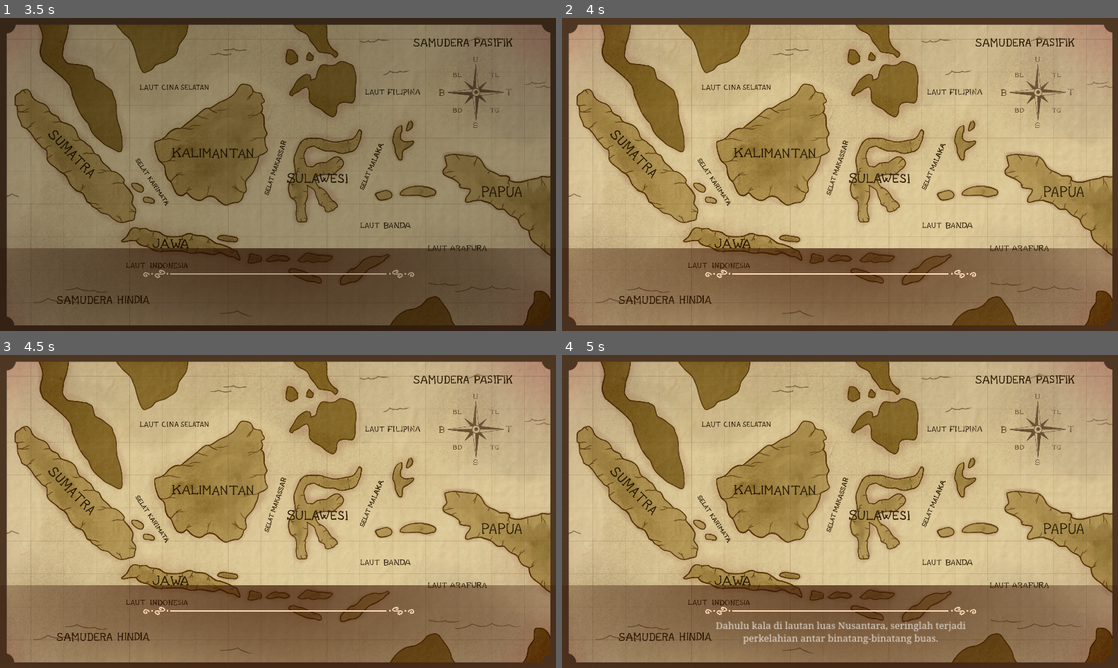
Above: before the commit, frames 1-4 (two rows, left to right).
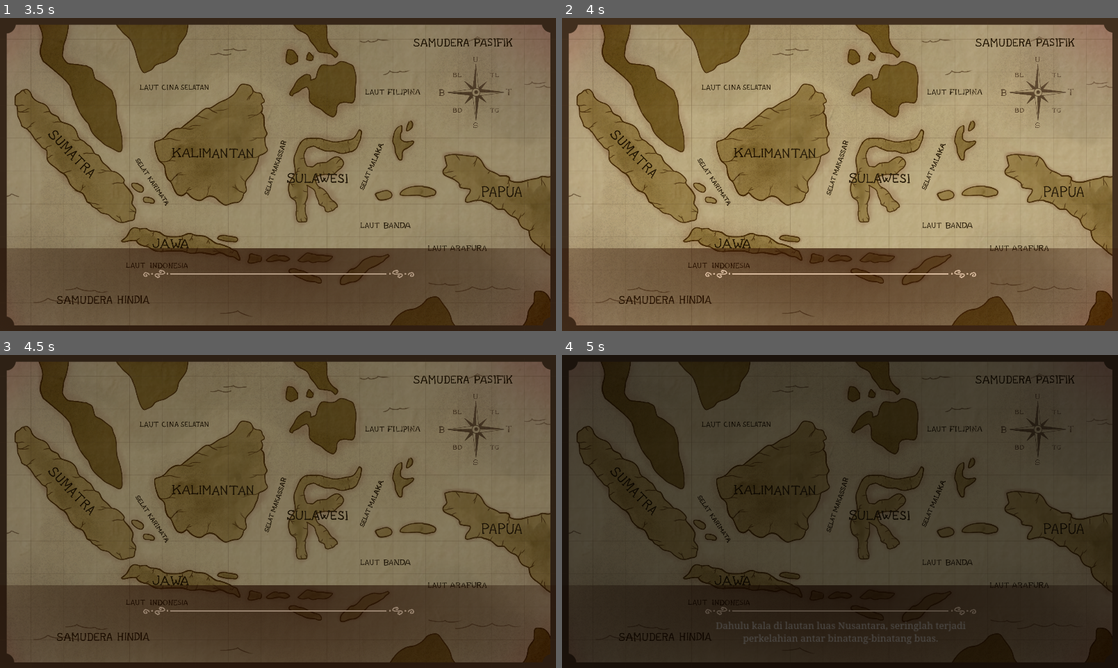
Above: after the commit, the same moments.

Repository: istamarahsan/youma-gemastik-2023
Game: Godot game, scene res://main.tscn
Same seed, same stepped clock (60 frames per second), same inputs: the game is played once before the commit and once after it.
Inputs (mouse positions are in pixels of both pictures, inside the frame that each line leads up to):
- Up to frame 1 (3.5 s): tap Enter at 0.5 s; move the mouse to (400, 158) at 0.52 s; click (400, 158) at 0.67 s; click (105, 133) at 1.25 s; click (105, 215) at 2 s; click (172, 174) at 2.75 s
- Up to frame 2 (4 s): move the mouse to (728, 190) at 3.52 s; click (728, 190) at 3.67 s
- Up to frame 3 (4.5 s): move the mouse to (333, 442) at 4.27 s; click (333, 442) at 4.42 s
- Up to frame 4 (5 s): no input

Frame 1 is identical in both runs. In frame 2, 56% of the frame differs, in the area x 1-99%, y 2-98%; in frame 3, 99%; in frame 4, 100%, in the area x 0-100%, y 0-100%.

Commit message:
level 3/4 completion

Diff:
--- a/cutscene/cutscene_presenter.gd
+++ b/cutscene/cutscene_presenter.gd
@@ -1,5 +1,12 @@
 extends Stage
 class_name CutscenePresenter
 
+var _flag: bool = false
+
 func load_cutscene(data: Cutscene):
 	pass
+
+func _input(event):
+	if not _flag and InputExtensions.input_is_left_click_or_touch(event):
+		_flag = true
+		completed.emit()
--- a/game.tscn
+++ b/game.tscn
@@ -1,53 +1,30 @@
-[gd_scene load_steps=15 format=3 uid="uid://d00nirxfwmfs0"]
+[gd_scene load_steps=7 format=3 uid="uid://d00nirxfwmfs0"]
 
 [ext_resource type="Script" path="res://game.gd" id="1_yodcq"]
-[ext_resource type="Script" path="res://game_stage_set.gd" id="2_40aht"]
-[ext_resource type="Resource" uid="uid://bmgj7to4vowp0" path="res://cutscene/data/1cutscene-1.tres" id="3_vdlnj"]
-[ext_resource type="Script" path="res://stage-loader/cutscene_stage_loader.gd" id="4_uv5xy"]
+[ext_resource type="Resource" uid="uid://b40mguy7ahpdq" path="res://stage_set_main.tres" id="2_gnvhb"]
 [ext_resource type="PackedScene" uid="uid://dgtwkefcxn0qs" path="res://transition_cover.tscn" id="5_n1f1a"]
-[ext_resource type="Resource" uid="uid://fwy32gw8kyhc" path="res://cutscene/data/2cutscene-2.tres" id="5_rlssd"]
-[ext_resource type="Resource" uid="uid://eavdteot3fjs" path="res://cutscene/data/3blank-1.tres" id="6_oo30y"]
 [ext_resource type="Shader" path="res://shaders/transition_cover.gdshader" id="6_ykqvb"]
 
-[sub_resource type="Resource" id="Resource_pg5ot"]
-script = ExtResource("4_uv5xy")
-cutscene = ExtResource("3_vdlnj")
-type = 1
-
-[sub_resource type="Resource" id="Resource_50afm"]
-script = ExtResource("4_uv5xy")
-cutscene = ExtResource("5_rlssd")
-type = 1
-
-[sub_resource type="Resource" id="Resource_bmtkd"]
-script = ExtResource("4_uv5xy")
-cutscene = ExtResource("6_oo30y")
-type = 0
-
-[sub_resource type="Resource" id="Resource_g7aqp"]
-script = ExtResource("2_40aht")
-stages = Array[Resource("res://stage-loader/stage_loader.gd")]([SubResource("Resource_pg5ot"), SubResource("Resource_50afm"), SubResource("Resource_bmtkd")])
-
-[sub_resource type="ShaderMaterial" id="ShaderMaterial_6t18v"]
+[sub_resource type="ShaderMaterial" id="ShaderMaterial_rnr88"]
 resource_local_to_scene = true
 shader = ExtResource("6_ykqvb")
 shader_parameter/opacity = 0.0
 
-[sub_resource type="ShaderMaterial" id="ShaderMaterial_2qjo5"]
+[sub_resource type="ShaderMaterial" id="ShaderMaterial_4cikh"]
 resource_local_to_scene = true
 shader = ExtResource("6_ykqvb")
 shader_parameter/opacity = 0.0
 
 [node name="Game" type="Node2D" node_paths=PackedStringArray("stage_transition_cover", "pause_transition_cover")]
 script = ExtResource("1_yodcq")
-stage_set = SubResource("Resource_g7aqp")
+stage_set = ExtResource("2_gnvhb")
 stage_transition_cover = NodePath("StageCover")
 pause_transition_cover = NodePath("PauseCover")
 
 [node name="StageCover" parent="." instance=ExtResource("5_n1f1a")]
-material = SubResource("ShaderMaterial_6t18v")
+material = SubResource("ShaderMaterial_rnr88")
 time_seconds = 2.0
 
 [node name="PauseCover" parent="." instance=ExtResource("5_n1f1a")]
-material = SubResource("ShaderMaterial_2qjo5")
+material = SubResource("ShaderMaterial_4cikh")
 time_seconds = 0.5
--- a/levels/level-3/map_interaction_object.gd
+++ b/levels/level-3/map_interaction_object.gd
@@ -11,6 +11,7 @@
 		if _enabled and value == false:
 			fading = true
 		if not _enabled and value == true:
+			fading = false
 			material.set_shader_parameter("degree", 0)
 		_enabled = value
 	get:
--- /dev/null
+++ b/levels/level-3/map_shade.tres
@@ -0,0 +1,8 @@
+[gd_resource type="ShaderMaterial" load_steps=2 format=3 uid="uid://y0dvwqsfcc2v"]
+
+[ext_resource type="Shader" path="res://levels/level-3/special_map_object.gdshader" id="1_74qto"]
+
+[resource]
+resource_local_to_scene = true
+shader = ExtResource("1_74qto")
+shader_parameter/degree = 0.0
--- a/levels/level-3/special_map.gd
+++ b/levels/level-3/special_map.gd
@@ -46,7 +46,6 @@
 		if _is_map_complete():
 			completion_announcer.completed.emit()
 	else:
-		_no()
 		_reset_state()
 
 func _is_state_valid() -> bool:
--- a/levels/level-3/special_map.tscn
+++ b/levels/level-3/special_map.tscn
@@ -72,13 +72,13 @@
 metadata/_edit_lock_ = true
 
 [node name="Land1" type="Sprite2D" parent="." node_paths=PackedStringArray("area2D", "action_menu")]
-material = SubResource("ShaderMaterial_j1lfw")
+material = SubResource("ShaderMaterial_tfcv5")
 position = Vector2(1261, 220)
 texture = ExtResource("6_xv33b")
 script = ExtResource("6_jbi6i")
 area2D = NodePath("../Land1TouchClickArea")
 action_menu = NodePath("MapActionSelectMenu")
-grayout_time = 0.7
+grayout_time = 1.0
 metadata/_edit_lock_ = true
 
 [node name="MapActionSelectMenu" parent="Land1" instance=ExtResource("8_d16d1")]
--- /dev/null
+++ b/levels/level-4/TimeRemainingLabel.gd
@@ -0,0 +1,6 @@
+extends Label
+
+@export var timer: Timer
+
+func _process(delta):
+	text = str(timer.time_left)
--- a/levels/level-4/level_4.tscn
+++ b/levels/level-4/level_4.tscn
@@ -1,7 +1,9 @@
-[gd_scene load_steps=4 format=3 uid="uid://cvpvhcovs18l0"]
+[gd_scene load_steps=6 format=3 uid="uid://cvpvhcovs18l0"]
 
 [ext_resource type="PackedScene" uid="uid://dj3y7uk2ausgm" path="res://levels/level-4/riverbank.tscn" id="1_8yxbl"]
 [ext_resource type="Script" path="res://levels/level.gd" id="1_qwk07"]
+[ext_resource type="Texture2D" uid="uid://c32m4qpb166x7" path="res://assets/maps/0Frame/Frame Behind.png" id="2_s6ca6"]
+[ext_resource type="Texture2D" uid="uid://b01vb4lpj8gsr" path="res://assets/maps/0Frame/Frame.png" id="3_l64bh"]
 [ext_resource type="Script" path="res://levels/level_state.gd" id="3_y6pj4"]
 
 [node name="Level4" type="Node2D" node_paths=PackedStringArray("offstage_marker", "state", "start")]
@@ -9,6 +11,18 @@
 offstage_marker = NodePath("Offstage")
 state = NodePath("LevelState")
 start = NodePath("Riverbank")
+
+[node name="FrameBehind" type="Sprite2D" parent="."]
+z_index = 99
+z_as_relative = false
+texture = ExtResource("2_s6ca6")
+centered = false
+
+[node name="Frame" type="Sprite2D" parent="."]
+z_index = 100
+z_as_relative = false
+texture = ExtResource("3_l64bh")
+centered = false
 
 [node name="Riverbank" parent="." instance=ExtResource("1_8yxbl")]
 
--- a/levels/level-4/riverbank.gd
+++ b/levels/level-4/riverbank.gd
@@ -13,3 +13,6 @@
 					creature.position = spawners[node.name].position
 					_register_io(creature.io)
 					)
+
+func _on_completion_t_imer_timeout():
+	$CompletionAnnouncer.completed.emit()
--- a/levels/level-4/riverbank.tscn
+++ b/levels/level-4/riverbank.tscn
@@ -17,6 +17,9 @@
 [ext_resource type="Script" path="res://levels/level_state_hook.gd" id="13_beo5v"]
 [ext_resource type="PackedScene" uid="uid://dt385jgnnpvbw" path="res://levels/level-4/time_attack_spawner.tscn" id="13_kb7ji"]
 [ext_resource type="PackedScene" uid="uid://cdo0vs8v01f00" path="res://levels/components/player-avatar/sura_avatar.tscn" id="17_tctuh"]
+[ext_resource type="PackedScene" uid="uid://bfpf153epxhnw" path="res://levels/components/completion_announcer.tscn" id="18_8osvx"]
+[ext_resource type="Theme" uid="uid://44i6ats70703" path="res://assets/youma_theme.tres" id="19_hvx5v"]
+[ext_resource type="Script" path="res://levels/level-4/TimeRemainingLabel.gd" id="20_d5qu2"]
 
 [sub_resource type="ShaderMaterial" id="ShaderMaterial_5d4sj"]
 shader = ExtResource("8_urkj8")
@@ -44,7 +47,7 @@
 metadata/_edit_lock_ = true
 
 [node name="Spawner2" parent="." instance=ExtResource("13_kb7ji")]
-position = Vector2(1979, 1017)
+position = Vector2(1979, 950)
 active = true
 speed = 0.4
 metadata/_edit_lock_ = true
@@ -175,3 +178,25 @@
 
 [node name="Sura" parent="." instance=ExtResource("17_tctuh")]
 position = Vector2(1184, 992)
+
+[node name="CompletionAnnouncer" parent="." instance=ExtResource("18_8osvx")]
+
+[node name="CompletionTimer" type="Timer" parent="."]
+wait_time = 30.0
+one_shot = true
+autostart = true
+
+[node name="TimeRemainingLabel" type="Label" parent="." node_paths=PackedStringArray("timer")]
+offset_left = 1695.0
+offset_top = 56.0
+offset_right = 1821.0
+offset_bottom = 128.0
+theme = ExtResource("19_hvx5v")
+theme_override_colors/font_color = Color(0, 0, 0, 1)
+theme_override_font_sizes/font_size = 50
+horizontal_alignment = 1
+vertical_alignment = 1
+script = ExtResource("20_d5qu2")
+timer = NodePath("../CompletionTimer")
+
+[connection signal="timeout" from="CompletionTimer" to="." method="_on_completion_t_imer_timeout"]
--- a/stage_set_main.tres
+++ b/stage_set_main.tres
@@ -7,29 +7,125 @@
 [ext_resource type="Script" path="res://stage-loader/level_stage_loader.gd" id="3_lt7st"]
 [ext_resource type="Script" path="res://stage-loader/cutscene_stage_loader.gd" id="3_vm3hm"]
 [ext_resource type="PackedScene" uid="uid://doqfki6lxrqht" path="res://levels/level-3/level_3.tscn" id="4_26sv2"]
+[ext_resource type="Resource" uid="uid://fwy32gw8kyhc" path="res://cutscene/data/2cutscene-2.tres" id="4_lwf32"]
+[ext_resource type="Resource" uid="uid://eavdteot3fjs" path="res://cutscene/data/3blank-1.tres" id="5_tsy0r"]
 [ext_resource type="PackedScene" uid="uid://cvpvhcovs18l0" path="res://levels/level-4/level_4.tscn" id="6_avkf3"]
+[ext_resource type="Resource" uid="uid://bi3vgf7munyrq" path="res://cutscene/data/4blank2.tres" id="8_cbah0"]
+[ext_resource type="Resource" uid="uid://bfp8eptamg2v0" path="res://cutscene/data/5cutscene-3.tres" id="12_3whv8"]
+[ext_resource type="Resource" uid="uid://qxb0cihnhbgd" path="res://cutscene/data/6blank3.tres" id="13_s242c"]
+[ext_resource type="Resource" uid="uid://hpobricfovh2" path="res://cutscene/data/7cutscene-4.tres" id="14_irwev"]
+[ext_resource type="Resource" uid="uid://ixdh6f20udx1" path="res://cutscene/data/8blank4.tres" id="15_cmqwx"]
+[ext_resource type="Resource" uid="uid://bctke2qmlj13b" path="res://cutscene/data/9blank5.tres" id="16_jma63"]
+[ext_resource type="Resource" uid="uid://s45h7em0bw7b" path="res://cutscene/data/10cutscene-5.tres" id="17_atspt"]
+[ext_resource type="Resource" uid="uid://bj3mhu8ykx5df" path="res://cutscene/data/11blank6.tres" id="18_agnx3"]
+[ext_resource type="Resource" uid="uid://1sn7uyhsxcv0" path="res://cutscene/data/12cutscene-6.tres" id="19_v2goh"]
+[ext_resource type="Resource" uid="uid://c7kisvxxh7jq" path="res://cutscene/data/13cutscene-7.tres" id="20_s1agw"]
+[ext_resource type="Resource" uid="uid://65vtgycb5d3d" path="res://cutscene/data/14cutscene-8.tres" id="21_1ky16"]
+[ext_resource type="Resource" uid="uid://dps1qup0pxnv5" path="res://cutscene/data/15cutscene-9.tres" id="22_rrd51"]
+[ext_resource type="Resource" uid="uid://cnuwvjtn1wbf6" path="res://cutscene/data/16blank7.tres" id="23_ypvth"]
+[ext_resource type="Resource" uid="uid://dyu4osc2r744y" path="res://cutscene/data/17cutscene-10.tres" id="24_dw4ql"]
 
 [sub_resource type="Resource" id="Resource_nvede"]
 script = ExtResource("3_vm3hm")
 cutscene = ExtResource("2_4a0iy")
 type = 1
 
+[sub_resource type="Resource" id="Resource_yfmco"]
+script = ExtResource("3_vm3hm")
+cutscene = ExtResource("4_lwf32")
+type = 1
+
+[sub_resource type="Resource" id="Resource_fux8i"]
+script = ExtResource("3_vm3hm")
+cutscene = ExtResource("5_tsy0r")
+type = 0
+
 [sub_resource type="Resource" id="Resource_ftd82"]
 script = ExtResource("3_lt7st")
 level_scene = ExtResource("2_7plcn")
+
+[sub_resource type="Resource" id="Resource_dpwc8"]
+script = ExtResource("3_vm3hm")
+cutscene = ExtResource("8_cbah0")
+type = 0
 
 [sub_resource type="Resource" id="Resource_x8m3w"]
 script = ExtResource("3_lt7st")
 level_scene = ExtResource("3_k6fcg")
 
+[sub_resource type="Resource" id="Resource_alaeb"]
+script = ExtResource("3_vm3hm")
+cutscene = ExtResource("12_3whv8")
+type = 1
+
+[sub_resource type="Resource" id="Resource_vjp6y"]
+script = ExtResource("3_vm3hm")
+cutscene = ExtResource("13_s242c")
+type = 0
+
+[sub_resource type="Resource" id="Resource_54w7o"]
+script = ExtResource("3_vm3hm")
+cutscene = ExtResource("14_irwev")
+type = 1
+
+[sub_resource type="Resource" id="Resource_7b03a"]
+script = ExtResource("3_vm3hm")
+cutscene = ExtResource("15_cmqwx")
+type = 0
+
 [sub_resource type="Resource" id="Resource_y2mkm"]
 script = ExtResource("3_lt7st")
 level_scene = ExtResource("4_26sv2")
+
+[sub_resource type="Resource" id="Resource_2swei"]
+script = ExtResource("3_vm3hm")
+cutscene = ExtResource("16_jma63")
+type = 0
+
+[sub_resource type="Resource" id="Resource_s45x7"]
+script = ExtResource("3_vm3hm")
+cutscene = ExtResource("17_atspt")
+type = 1
 
 [sub_resource type="Resource" id="Resource_hfaon"]
 script = ExtResource("3_lt7st")
 level_scene = ExtResource("6_avkf3")
 
+[sub_resource type="Resource" id="Resource_7wia6"]
+script = ExtResource("3_vm3hm")
+cutscene = ExtResource("18_agnx3")
+type = 0
+
+[sub_resource type="Resource" id="Resource_3go5e"]
+script = ExtResource("3_vm3hm")
+cutscene = ExtResource("19_v2goh")
+type = 1
+
+[sub_resource type="Resource" id="Resource_xy8e0"]
+script = ExtResource("3_vm3hm")
+cutscene = ExtResource("20_s1agw")
+type = 1
+
+[sub_resource type="Resource" id="Resource_0pxau"]
+script = ExtResource("3_vm3hm")
+cutscene = ExtResource("21_1ky16")
+type = 1
+
+[sub_resource type="Resource" id="Resource_oodye"]
+script = ExtResource("3_vm3hm")
+cutscene = ExtResource("22_rrd51")
+type = 1
+
+[sub_resource type="Resource" id="Resource_mb7j0"]
+script = ExtResource("3_vm3hm")
+cutscene = ExtResource("23_ypvth")
+type = 0
+
+[sub_resource type="Resource" id="Resource_jabue"]
+script = ExtResource("3_vm3hm")
+cutscene = ExtResource("24_dw4ql")
+type = 1
+
 [resource]
 script = ExtResource("1_215kd")
-stages = Array[Resource("res://stage-loader/stage_loader.gd")]([SubResource("Resource_nvede"), SubResource("Resource_ftd82"), SubResource("Resource_x8m3w"), SubResource("Resource_y2mkm"), SubResource("Resource_hfaon")])
+stages = Array[Resource("res://stage-loader/stage_loader.gd")]([SubResource("Resource_nvede"), SubResource("Resource_yfmco"), SubResource("Resource_fux8i"), SubResource("Resource_ftd82"), SubResource("Resource_dpwc8"), SubResource("Resource_x8m3w"), SubResource("Resource_alaeb"), SubResource("Resource_vjp6y"), SubResource("Resource_54w7o"), SubResource("Resource_7b03a"), SubResource("Resource_y2mkm"), SubResource("Resource_2swei"), SubResource("Resource_s45x7"), SubResource("Resource_hfaon"), SubResource("Resource_7wia6"), SubResource("Resource_3go5e"), SubResource("Resource_xy8e0"), SubResource("Resource_0pxau"), SubResource("Resource_oodye"), SubResource("Resource_mb7j0"), SubResource("Resource_jabue")])
Not shown: 1 places in cutscene/data/10cutscene-5.tres that only renumber resources
Not shown: 1 places in cutscene/data/11blank6.tres that only renumber resources
Not shown: 1 places in cutscene/data/12cutscene-6.tres that only renumber resources
Not shown: 1 places in cutscene/data/13cutscene-7.tres that only renumber resources
Not shown: 1 places in cutscene/data/14cutscene-8.tres that only renumber resources
Not shown: 1 places in cutscene/data/15cutscene-9.tres that only renumber resources
Not shown: 1 places in cutscene/data/16blank7.tres that only renumber resources
Not shown: 1 places in cutscene/data/17cutscene-10.tres that only renumber resources
Not shown: 1 places in cutscene/data/4blank2.tres that only renumber resources
Not shown: 1 places in cutscene/data/5cutscene-3.tres that only renumber resources
Not shown: 1 places in cutscene/data/6blank3.tres that only renumber resources
Not shown: 1 places in cutscene/data/7cutscene-4.tres that only renumber resources
(and 6 more such lines)
